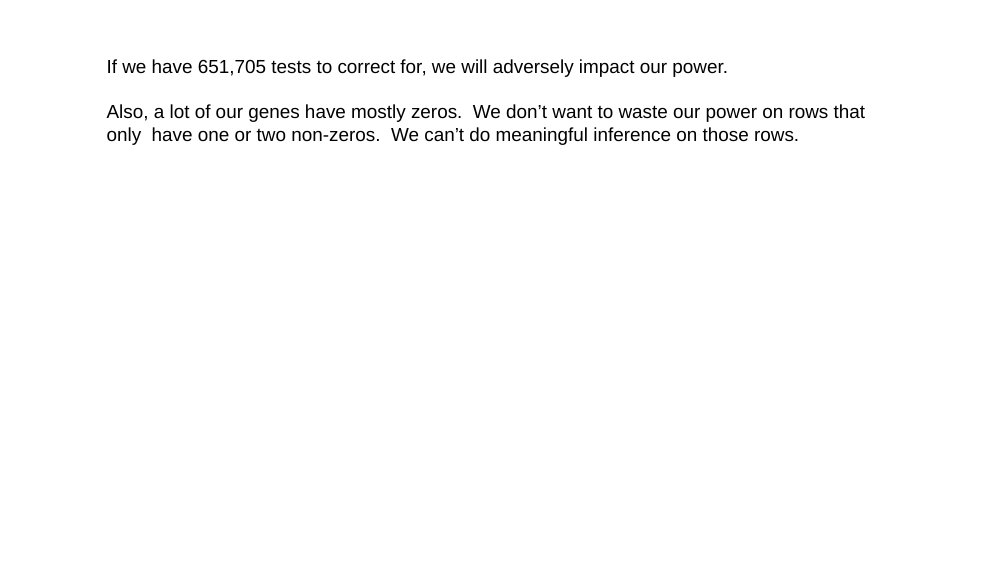
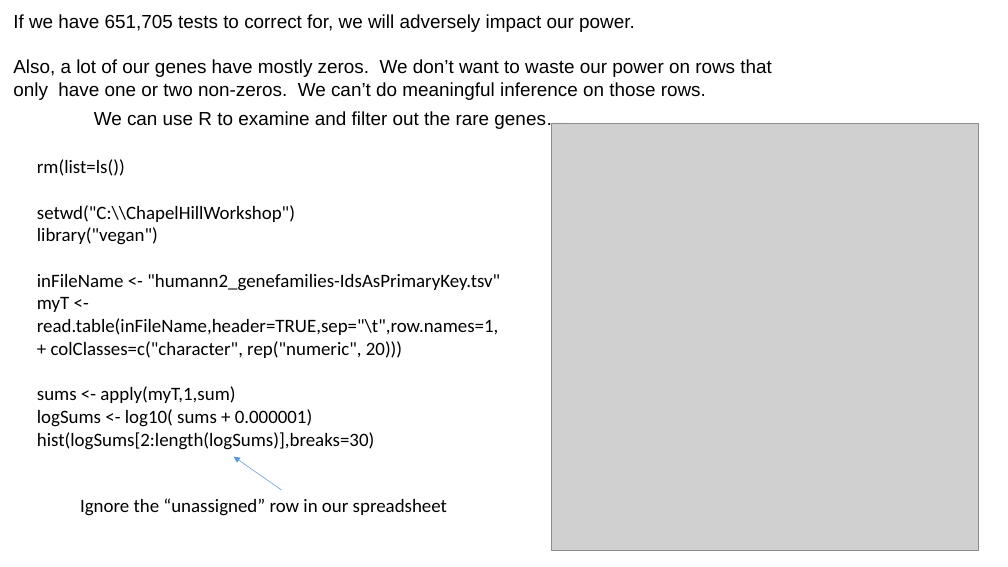
Before and after one commit to afodor/afodor.github.io, a slide deck: slide 34 of classes/ChapelHill2016/ChapelHillWorkshop_Fodor.pptx. Drawn at 1008x567 pixels with LibreOffice and Linux fonts; fonts in the diff are those of the drawing; grey boxes stand for pictures. Boxes give left, top, right and bottom in pixels: in the first picture for what was removed or moved away, otherwise in the second. Text is boxed around its words. In the diff, an @@ line names an element or a change of style, - is before the commit and + after.

```diff
--- a/classes/ChapelHill2016/ChapelHillWorkshop_Fodor.pptx
+++ b/classes/ChapelHill2016/ChapelHillWorkshop_Fodor.pptx
@@ text "If we have 651,705 tests ...": place and size @@
-text "If we have 651,705 tests ..." at [107,59,866,145]
+text "If we have 651,705 tests ..." at [13,14,772,100]
@@ text added at [94,111,564,130], 18 pt, text #000000 @@
+We can use R to examine and filter out the rare genes…
@@ picture added at [551,123,979,551] @@
@@ text added at [37,159,500,450], 18 pt, text #000000 @@
+rm(list=ls())
+setwd("C:\\ChapelHillWorkshop")
+library("vegan")
+inFileName <- "humann2_genefamilies-IdsAsPrimaryKey.tsv"
+myT <-read.table(inFileName,header=TRUE,sep="\t",row.names=1,
++ colClasses=c("character", rep("numeric", 20)))
+sums <- apply(myT,1,sum)
+logSums <- log10( sums + 0.000001)
+hist(logSums[2:length(logSums)],breaks=30)
@@ arrow added from (281, 490) to (234, 457), #5B9BD5 0.5 pt @@
@@ text added at [80,498,447,516], 18 pt, text #000000 @@
+Ignore the “unassigned” row in our spreadsheet
```
Also in this commit, not shown: 2 slides added.
